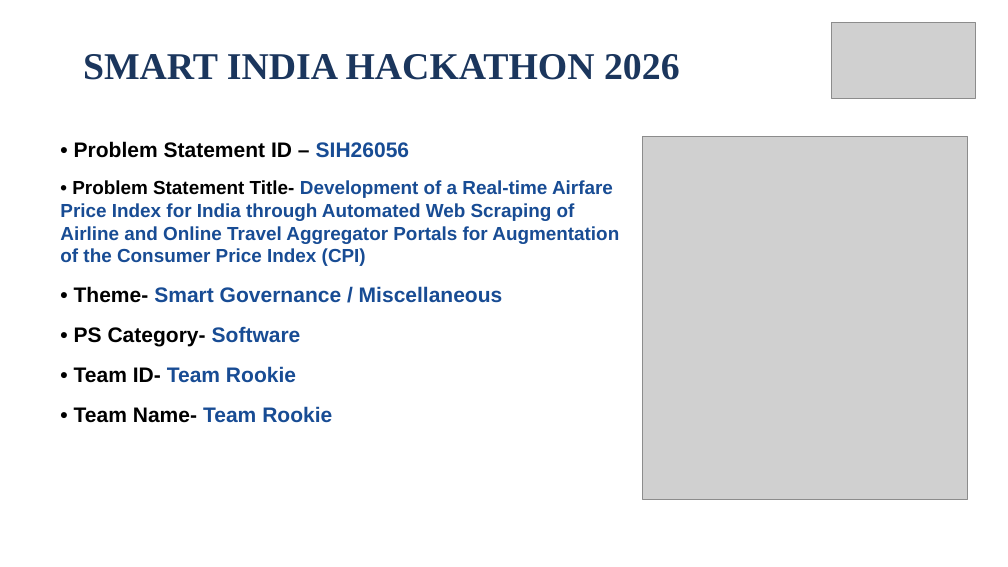
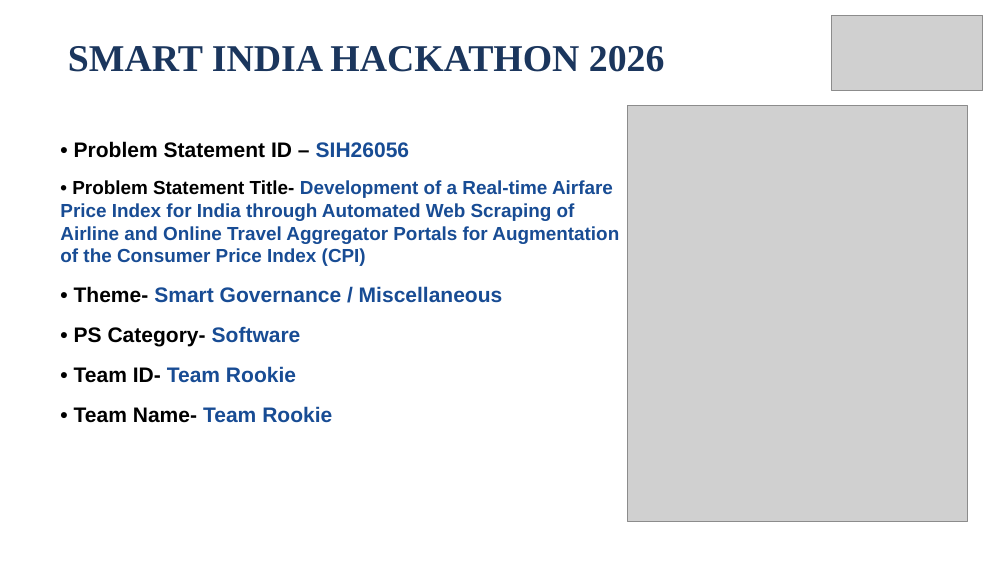
Before and after one commit to oshshivish-tech/sih26056_airfare_cpi, a slide deck: slide 1 of AirIntel_India_SIH26056_Presentation.pptx. Drawn at 1008x567 pixels with LibreOffice and Linux fonts; fonts in the diff are those of the drawing; grey boxes stand for pictures. Boxes give left, top, right and bottom in pixels: in the first picture for what was removed or moved away, otherwise in the second. Text is boxed around its words. In the diff, an @@ line names an element or a change of style, - is before the commit and + after.

```diff
--- a/AirIntel_India_SIH26056_Presentation.pptx
+++ b/AirIntel_India_SIH26056_Presentation.pptx
@@ picture: place and size @@
-picture at [832, 23, 975, 98]
+picture at [832, 15, 983, 91]
@@ text "SMART INDIA HACKATHON 2026": place and size @@
-text "SMART INDIA HACKATHON 2026" at [83, 54, 680, 80]
+text "SMART INDIA HACKATHON 2026" at [68, 46, 665, 72]
@@ picture: place and size @@
-picture at [643, 136, 968, 499]
+picture at [628, 106, 968, 522]
```
Also in this commit, not shown: 6 other slides changed, 7 other files.
